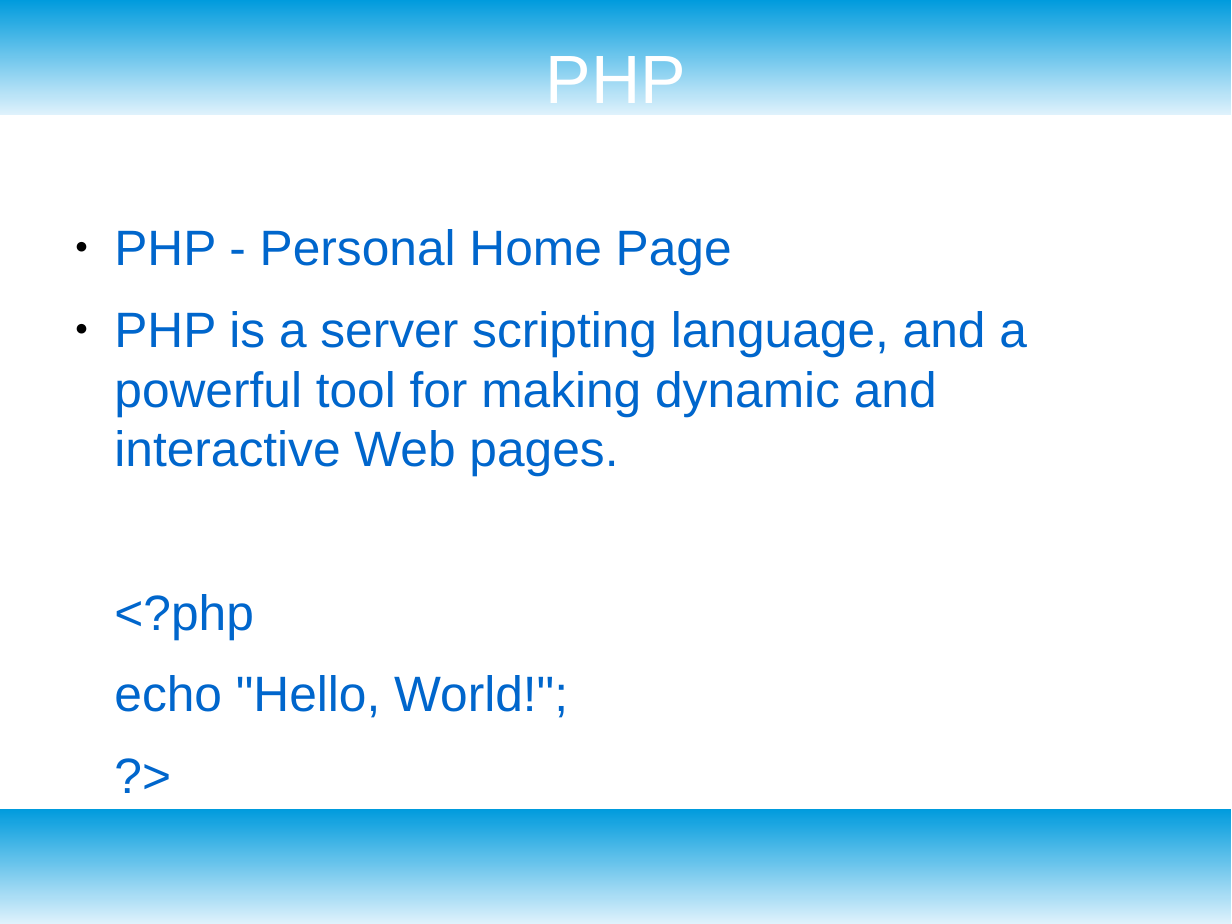
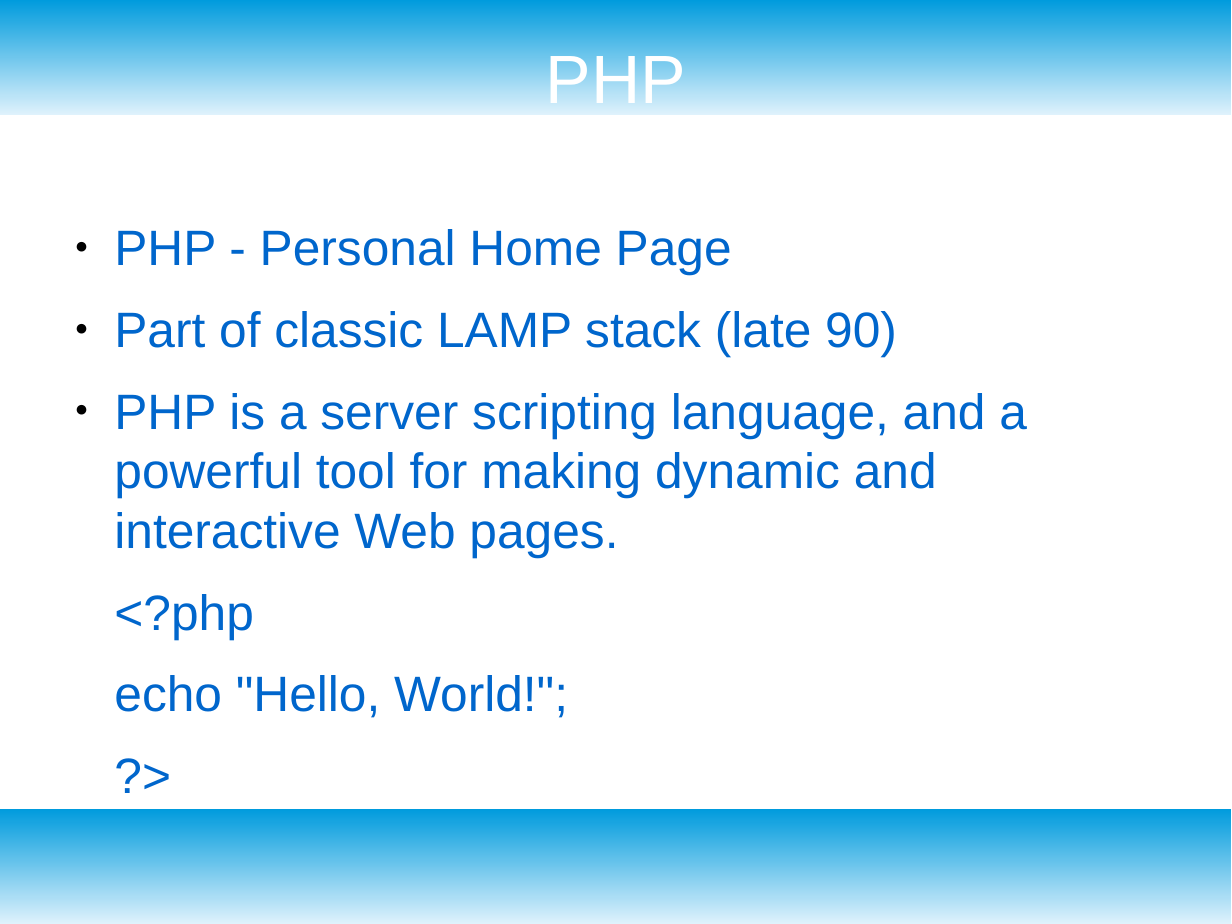
Before and after one commit to dbondin/unnweb-2020, a slide deck: slide 2 of L9.odp. Drawn at 1232x924 pixels with LibreOffice and Linux fonts; fonts in the diff are those of the drawing. Boxes give left, top, right and bottom in pixels: in the first picture for what was removed or moved away, otherwise in the second. Text is boxed around its words. In the diff, an @@ line names an element or a change of style, - is before the commit and + after.

```diff
--- a/L9.odp
+++ b/L9.odp
@@ text at <box>114,311,897,357</box>: paragraph added @@
+● Part of classic LAMP stack (late 90)
```
Also in this commit, not shown: 1 other slide changed, 2 other files.
